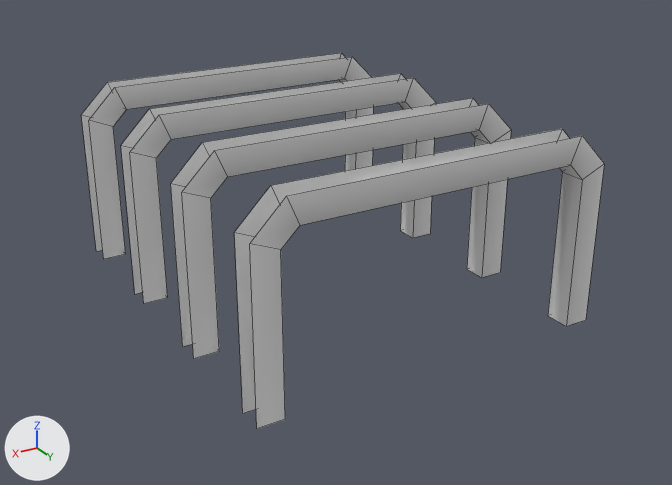
A saved change to the FBX model GraduationGame unity/3DAssets/040_model/030_sets/BuildingBlogs/Live/BackRoom.fbx.
Both versions are drawn from a 50 mm camera at (0.0698, 0.1298, 0.0671) aimed at (-0.0039, 0.007, 0.0057). Every picture has the same lights, and +X, +Y and +Z are marked at lower left. Mesh edges are drawn as thin lines. Materials are left out; every surface is plain grey. Where no turn or scale is listed for an object, it has been applied to the vertices.

Objects in the first picture: 'BackRoom'.
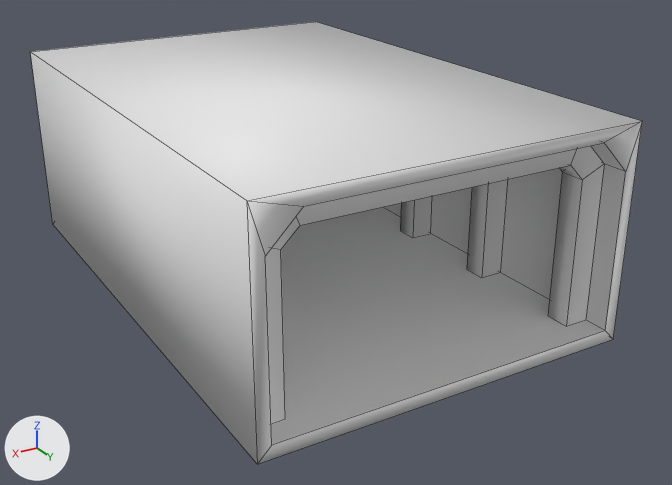
Boxes (x1, y1, x2, y2) around the edits, measured in the pictures (672 x 485 px):
'BackRoom', reshaped (17% wider, 18% taller)
    before: (81, 53, 604, 429)
    after: (30, 22, 642, 464)
part 1 of me_backroom, added
    after: (30, 22, 642, 464)

Diff of the bpy script that builds the scene:
```diff
--- a/GraduationGame unity/3DAssets/040_model/030_sets/BuildingBlogs/Live/BackRoom.fbx.py
+++ b/GraduationGame unity/3DAssets/040_model/030_sets/BuildingBlogs/Live/BackRoom.fbx.py
@@ me_backroom @@
 # used by ob_backroom; location = (0.0, 0.0, 0.0)
-me_backroom.from_pydata(...)  # 96 vertices, 60 faces; spans x -0.028..0.028, y -0.023..0.041, z 0.0..0.03
+me_backroom.from_pydata(...)  # 120 vertices, 83 faces; spans x -0.03..0.03, y -0.045..0.045, z -0.002..0.032
+# me_backroom part 1: a new loose piece of 24 vertices spanning x -0.03..0.03, y -0.045..0.045, z -0.002..0.032
```
